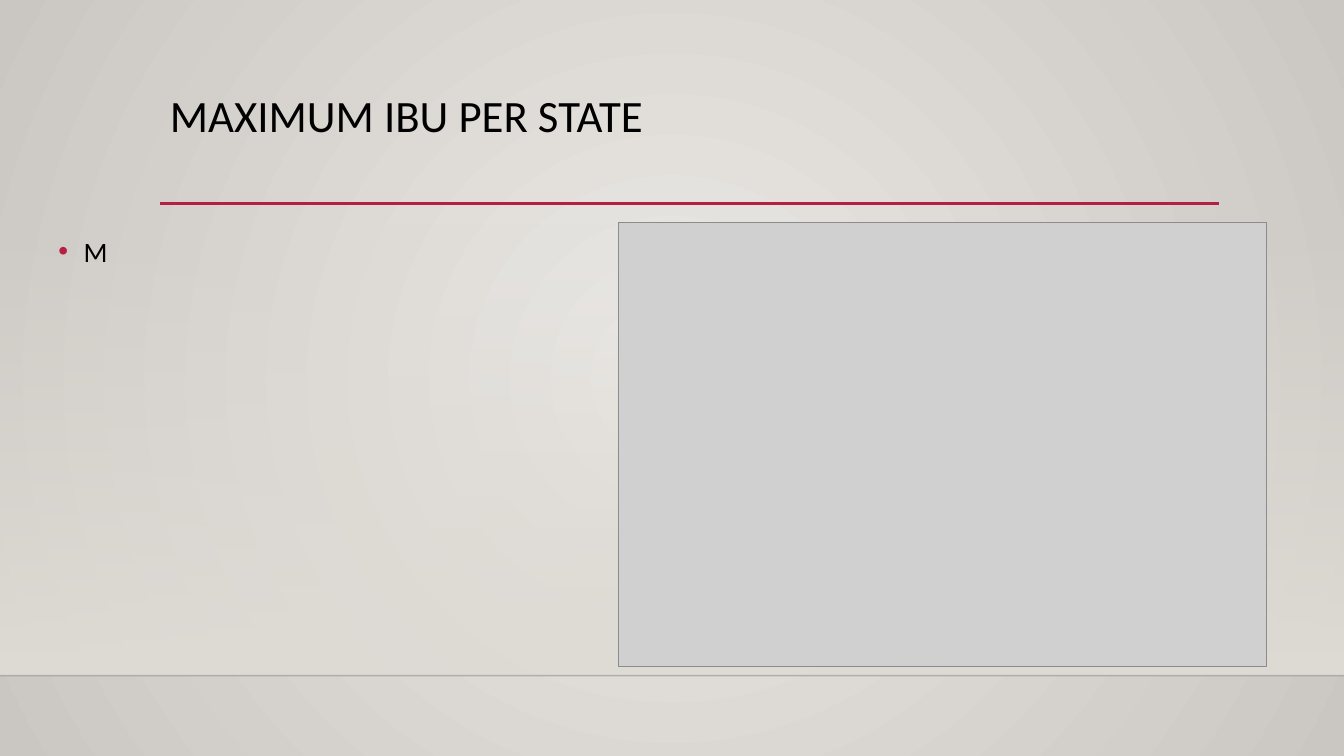
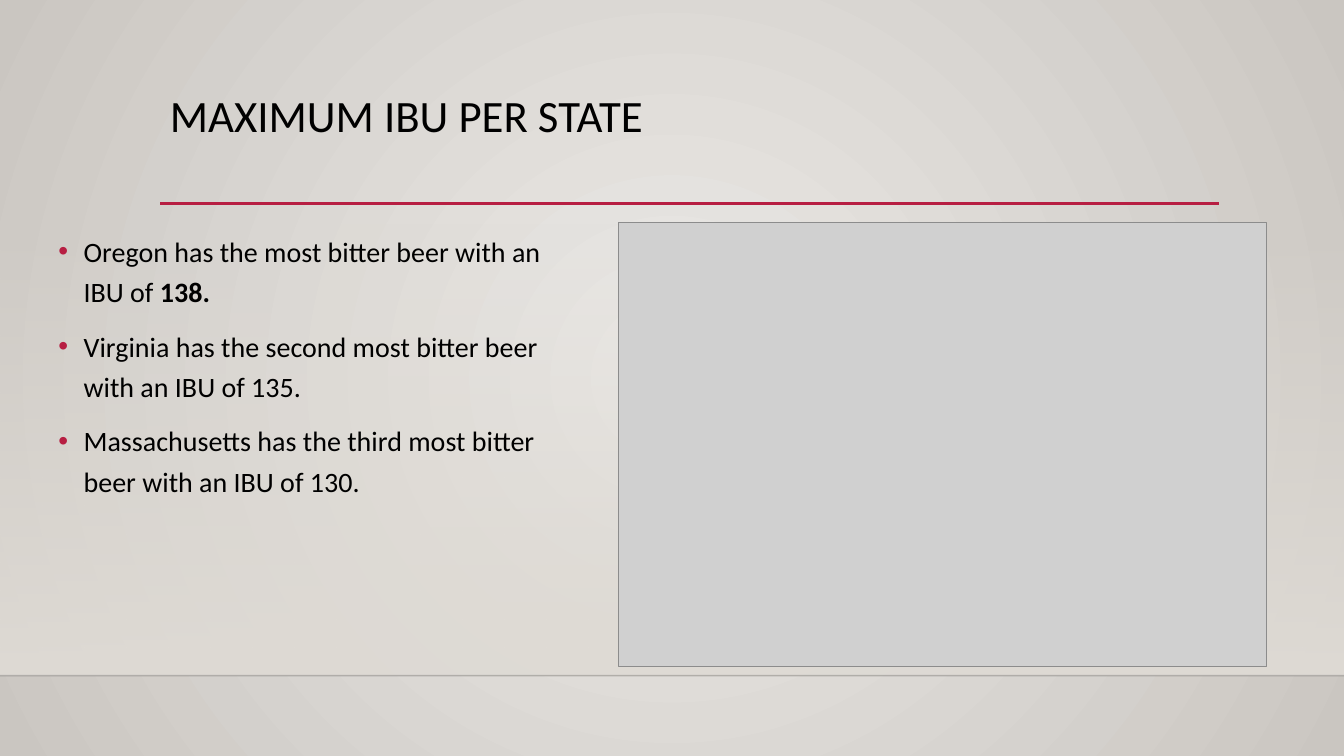
Before and after one commit to sajmera9/BeerCaseStudy1, a slide deck: slide 7 of CaseStudy1_Final_Presentation.pptx. Drawn at 1344x756 pixels with LibreOffice and Linux fonts; fonts in the diff are those of the drawing; grey boxes stand for pictures; background and template pictures are left out. Boxes give left, top, right and bottom in pixels: in the first picture for what was removed or moved away, otherwise in the second. Text is boxed around its words. In the diff, an @@ line names an element or a change of style, - is before the commit and + after.

```diff
--- a/CaseStudy1_Final_Presentation.pptx
+++ b/CaseStudy1_Final_Presentation.pptx
@@ text at [84, 242, 540, 492]: text changed @@
-• M
+• Oregon has the most bitter beer with an IBU of 138.
+• Virginia has the second most bitter beer with an IBU of 135.
+• Massachusetts has the third most bitter beer with an IBU of 130.
```
Also in this commit, not shown: 3 other slides changed, 3 other files.
